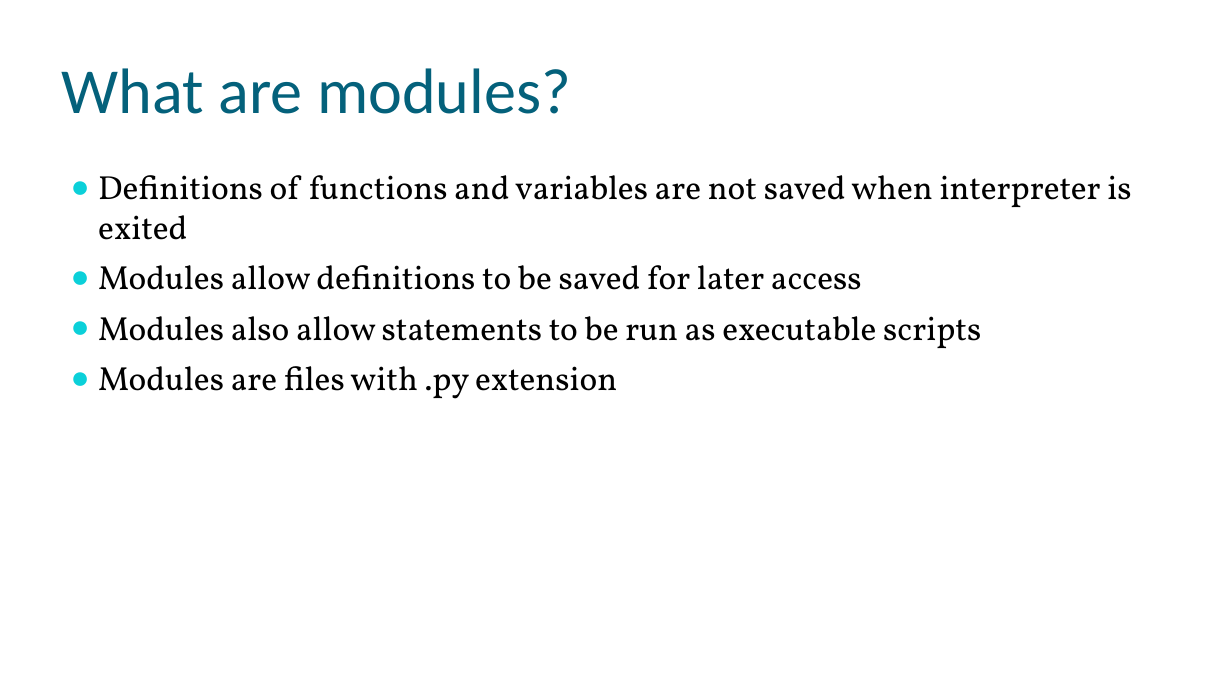
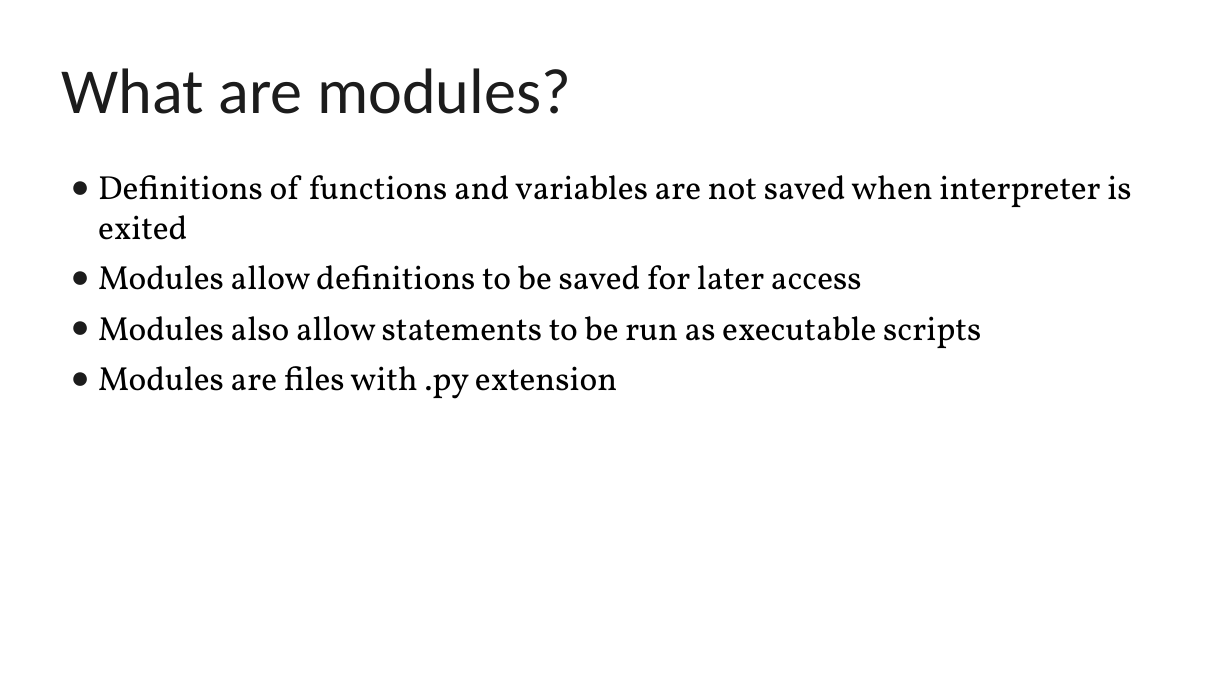
Before and after one commit to hariseldon99/msph306, a slide deck: slide 37 of notes/Intro-Python-2.pptx (slide 36 before the commit). Drawn at 1232x693 pixels with LibreOffice and Linux fonts; fonts in the diff are those of the drawing; background and template pictures are left out. Boxes give left, top, right and bottom in pixels: in the first picture for what was removed or moved away, otherwise in the second. Text is boxed around its words. In the diff, an @@ line names an element or a change of style, - is before the commit and + after.

```diff
--- a/notes/Intro-Python-2.pptx
+++ b/notes/Intro-Python-2.pptx
@@ title "What are modules?" at (62, 68, 571, 114): text colour #04617B to #1C1C1C @@
@@ text "Definitions of functions and variables ..." at (98, 175, 1131, 399): bullet colour #0BD0D9 to #1C1C1C @@
```
Also in this commit, not shown: 10 other slides changed, 3 slides added.
